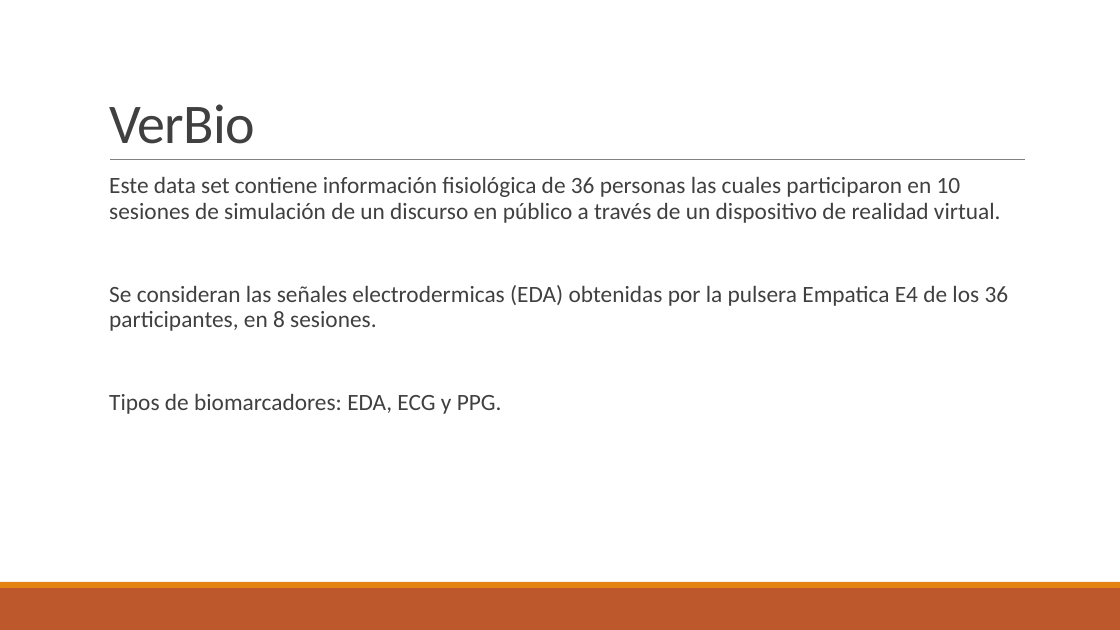
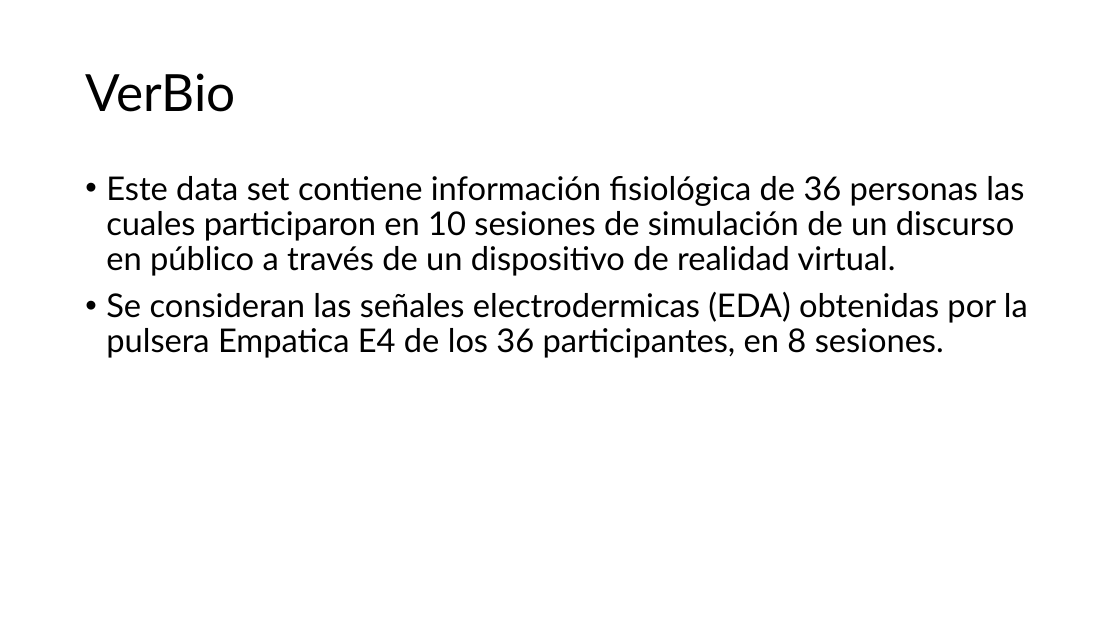
Before and after one commit to BenjaminGonzalezF/Stress-Recognition-from-Electrodermal-Activity, a slide deck: slide 8 of EDA.pptx. Drawn at 1120x630 pixels with LibreOffice and Linux fonts; fonts in the diff are those of the drawing. Boxes give left, top, right and bottom in pixels: in the first picture for what was removed or moved away, otherwise in the second. Text is boxed around its words. In the diff, an @@ line names an element or a change of style, - is before the commit and + after.

```diff
--- a/EDA.pptx
+++ b/EDA.pptx
@@ title "VerBio" moved from (x1=109, y1=104, x2=255, y2=144) to (x1=85, y1=73, x2=235, y2=112) @@
@@ title "VerBio" at (x1=85, y1=73, x2=235, y2=112): size 48 to 44 pt, font Calibri to Lato, text colour #404040 to #000000, letter spacing -0.5 to 0 pt; line spacing 0.85 to 0.9; vertical alignment bottom to middle @@
@@ text "Este data set contiene información ..." at (x1=106, y1=176, x2=1028, y2=358): size 20 to 28 pt, font Calibri to Lato, text colour #404040 to #000000; bullet   to •; less space between paragraphs @@
@@ line removed from (110, 160) to (1026, 160) @@
@@ text at (x1=109, y1=394, x2=502, y2=414): paragraph removed @@
-  Tipos de biomarcadores: EDA, ECG y PPG.
@@ rectangle removed at (x1=0, y1=588, x2=1120, y2=630) @@
@@ rectangle removed at (x1=0, y1=582, x2=1120, y2=588) @@
```
Also in this commit, not shown: 11 other slides changed, 1 slide added, 1 slide removed, 3 other files.
